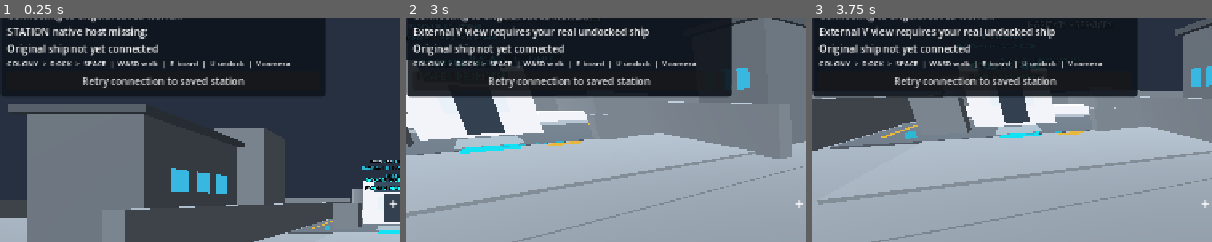
Above: before the commit, frames 1-3 (left to right).
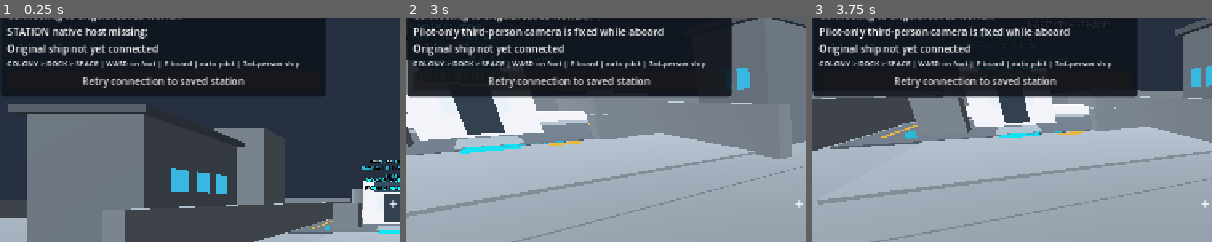
Above: after the commit, the same moments.

Repository: vjmichael/Single-galaxy
Game: Godot game, scene res://world/main.tscn
Two runs of this game, one before a commit and one after it. Both use one fixed random seed, a clock stepped at 60 frames per second and the inputs below.
Inputs (mouse positions are % of the whole screen's width and height, from its top left):
- Up to frame 1 (0.25 s): no input
- Up to frame 2 (3 s): click "Retry connection to saved sta…" at 0.5 s; click "Retry connection to saved sta…" at 1.25 s; click "Retry connection to saved sta…" at 2 s; tap Enter at 2.75 s; move the mouse to (55, 49) at 2.77 s; hold W (fps_forward) from 2.78 s (still down); tap V at 2.85 s; click (55, 49) at 2.92 s
- Up to frame 3 (3.75 s): keep holding W (fps_forward); tap Space (fps_jump) at 3.02, 3.5 s; move the mouse to (45, 50) at 3.52 s; tap E (fps_inspect) at 3.6 s
The pictures show only the part of the screen within x 1-51%, y 9-59%; the shares and areas given below are measured in that part.

The runs differ from the first frame. In frame 1, 1.0% of the frame differs, in the area x 10-75%, y 19-23%; in frame 2, 2.5%, in the area x 2-75%, y 3-23%; in frame 3, 2.5%.

Commit message:
feat(FP3D-PILOT01): auto-seat native boarded pilot, lock third-person ship camera and single-E verified dock exit [skip ci]

Diff:
--- a/desktop_godot/world/main.gd
+++ b/desktop_godot/world/main.gd
@@ -56,6 +56,10 @@
 # the client camera or a mere docked snapshot at initial cockpit start.
 var _colony_return_armed := false
 var _colony_return_pending := false
+# Boarding automatically requests exactly one original native SEAT.
+# A refused seat is not retried in a loop: keep the player locked in the
+# third-person pilot view until the saved state is independently corrected.
+var _pilot_auto_seat_attempted := false
 var native_markers: Node3D
 var _fps_accumulator := 0.0
 # The Godot sidecar is diagnostics, NEVER an alternative SQLite world.
@@ -159,6 +163,32 @@
 	var exiting_pid: int = native_station_session.process_id()
 	native_station_session.stop("Native boarding committed; transferring verified SQLite writer", true)
 	_schedule_native_handoff("ship", exiting_pid)
+
+func _complete_docked_disembark_after_native_seat_release() -> void:
+	# The user never stands/explores inside the ship. A single E at the
+	# verified returned dock initiated the original C++ seat-release receipt;
+	# only that receipt permits closing the cockpit writer and trying EXIT.
+	if not _colony_return_pending or _last_native_dock != 1 or \
+			native_player_session == null or not native_player_session.is_active() or \
+			native_player_session._seated or native_player_session._pending != 0 or \
+			!_handoff_target.is_empty():
+		return
+	var outgoing_pid: int = native_player_session.process_id()
+	native_player_session.stop("Verified docked pilot EXIT; releasing original SQLite writer", true)
+	_schedule_native_handoff("station", outgoing_pid)
+
+func _ensure_native_pilot_role() -> void:
+	# Live standalone cockpit ONLY: never issue a synthetic seat receipt.
+	# Tests with explicitly managed native drivers keep their own control.
+	if not _player_session_autoconnect or _pilot_auto_seat_attempted or \
+			_colony_return_pending or last_station_player_state != 0 or \
+			native_player_session == null or not native_player_session.is_active() or \
+			native_player_session._session <= 0 or \
+			not native_player_session._initial_ship_seen or \
+			native_player_session._pending != 0 or native_player_session._seated:
+		return
+	_pilot_auto_seat_attempted = true
+	native_player_session.toggle_seat()
 
 func _exit_docked_ship_after_verified_station_person() -> void:
 	if not _colony_return_pending or not native_station_session.is_active() or last_station_player_state != 0:
@@ -423,7 +453,10 @@
 			if body is CollisionObject3D:
 				body.collision_layer = 1 if in_station else 0
 				body.collision_mask = 1 if in_station else 0
-	var exterior := not in_station and _external_requested and _last_native_dock == 0
+	# PILOT-ONLY: third-person external camera in every native aboard
+	# state, whether docked, undocking or flying. No cabin exploration mode
+	# and no V toggle; the native C++ hull heading remains authoritative.
+	var exterior := not in_station
 	if is_instance_valid(ship_space):
 		ship_space.visible = not in_station and not exterior
 		for body in ship_space.get_children():
@@ -485,7 +518,7 @@
 	ship_label.text = "Original ship not yet connected"
 	contents.add_child(ship_label)
 	status_label = Label.new()
-	status_label.text = "COLONY  >  DOCK  >  SPACE  |  WASD walk  |  E board  |  U undock  |  V camera"
+	status_label.text = "COLONY > DOCK > SPACE | WASD on foot | E board | auto pilot | 3rd-person ship"
 	status_label.add_theme_font_size_override("font_size", 12)
 	contents.add_child(status_label)
 	for line in [scope_label, native_label, ship_label, status_label]:
@@ -598,8 +631,10 @@
 		station_connected, person, ship_connected, seated,
 		_last_native_dock, not _handoff_target.is_empty(),
 		INTERACTION_PROMPTS.action_key("fps_inspect", "E"))
-	if ship_connected and _colony_return_armed and _last_native_dock == 1 and not seated:
-		display = "Press E to Disembark  |  Return to colony departure dock"
+	if ship_connected and _colony_return_pending:
+		display = "Exiting docked ship — verifying original seat release and SQLite handoff"
+	elif ship_connected and _colony_return_armed and _last_native_dock == 1 and seated:
+		display = "Press E to Disembark  |  Direct return to colony departure dock"
 	if station_connected and _handoff_target.is_empty() and is_instance_valid(player) and not person.is_empty() and int(person.get("eligible_ship", 0)) > 0:
 		var key_to_hatch: String = INTERACTION_PROMPTS.hatch_direction_key(person, player.global_transform.basis)
 		if not key_to_hatch.is_empty():
@@ -669,11 +704,8 @@
 		get_viewport().set_input_as_handled()
 		return
 	if event is InputEventKey and event.pressed and not event.echo and event.keycode == KEY_V:
-		if native_player_session != null and native_player_session.is_active() and _last_native_dock == 0 and last_station_player_state == 0:
-			_external_requested = not _external_requested
-			_show_native_location(false)
-		else:
-			_on_native_player_status("External V view requires your real undocked ship")
+		# Explicitly non-toggleable: every native aboard view is third-person.
+		_on_native_player_status("Pilot-only third-person camera is fixed while aboard")
 		get_viewport().set_input_as_handled()
 		return
 	if event is InputEventKey and event.pressed and not event.echo and event.keycode == KEY_R:
@@ -877,6 +909,7 @@
 		_hide_refinery_terminal()
 	_show_native_location(last_station_player_state == 4)
 	if is_instance_valid(player):
+		player.use_native_ship_custody(last_station_player_state == 0)
 		player.use_native_seat(false)
 		player.global_position = Vector3(float(person["x_mm"]) / 1000.0, AVATAR_CENTER_HEIGHT_M,
 			float(person["z_mm"]) / 1000.0)
@@ -900,6 +933,8 @@
 
 func _on_native_player_connection(connected: bool) -> void:
 	# Process start alone is NOT proof of ship custody; wait for POSE.
+	if connected:
+		_pilot_auto_seat_attempted = false
 	if not connected:
 		_verified_flight_ship.clear()
 		_verified_flight_rock.clear()
@@ -909,12 +944,10 @@
 		_external_requested = false
 		if is_instance_valid(native_asteroid_mesh):
 			native_asteroid_mesh.visible = false
-		if not station_test_save_selected:
-			_show_native_location(true)
-		if is_instance_valid(exterior_camera):
-			exterior_camera.current = false
-		if is_instance_valid(player) and is_instance_valid(player.camera):
-			player.camera.current = true
+		# If a known native aboard writer failed, leave the third-person ship
+		# view visible but disable input rather than exposing a fake walkable
+		# cabin. Only a fresh original PERSON can return to colony walking.
+		_show_native_location(last_station_player_state == 4)
 	if is_instance_valid(player):
 		player.use_native_authority(_player_session_autoconnect or connected or (native_station_session != null and native_station_session.is_active()) or not _handoff_target.is_empty())
 	if not connected and is_instance_valid(ship_label):
@@ -960,8 +993,6 @@
 		exterior_ship_visual.rotation.y = native_heading_to_godot_yaw(int(ship["heading"]))
 		if smooth_camera:
 			exterior_camera.global_transform = camera_before
-	if dock != 0:
-		_external_requested = false
 	_show_native_location(last_station_player_state == 4)
 	ship_label.text = "ORIGINAL SHIP #%d | %s | yaw %d° | position (%.1f, %.1f, %.1f)m | velocity (%d, %d, %d)mm/tick" % [
 		int(ship["ship"]), states[dock], int(ship["heading"]),
@@ -1006,15 +1037,19 @@
 	if native_station_session != null and native_station_session.is_active():
 		native_station_session.interact_hangar()
 	elif native_player_session != null and native_player_session.is_active():
-		if _colony_return_armed and not native_player_session._seated and _last_native_dock == 1 and not _colony_return_pending:
-			# Stand after genuine return docking, then E disembarks. Stop the
-			# cockpit guardian before admitting the station SQLite writer.
+		if _colony_return_pending:
+			return # one original EXIT transaction already in progress
+		if _colony_return_armed and _last_native_dock == 1 and \
+				native_player_session._seated and native_player_session._pending == 0:
+			# E is DISembark only. Internally obtain one native seat-release
+			# receipt, then close cockpit writer and let native station EXIT
+			# authorize the on-foot colony. Never show cabin walk in between.
 			_colony_return_pending = true
-			var outgoing_pid: int = native_player_session.process_id()
-			native_player_session.stop("Returning to original colony dock", true)
-			_schedule_native_handoff("station", outgoing_pid)
+			native_player_session.toggle_seat()
+		elif _last_native_dock == 0:
+			_on_native_player_status("Pilot seat locked in space; return to the colony and dock first")
 		else:
-			native_player_session.toggle_seat()
+			_on_native_player_status("Pilot-only ship: U to depart; after returning and docking, E to disembark")
 
 func _on_native_player_intent(heading: Vector3) -> void:
 	if native_station_session != null and native_station_session.is_active():
@@ -1024,13 +1059,17 @@
 
 func _on_native_player_pose(pose: Dictionary) -> void:
 	_record_native_projection("POSE", pose)
-	_show_native_location(false) # verified original owned ship pose
-	# The Godot avatar is positioned from ACKNOWLEDGED native SQL state ONLY.
-	# Vertical eye/physics meshes remain placeholder until full 3D native geometry.
+	# Use ONLY the acknowledged native SQLite pose. Even if the original
+	# seat-release receipt says ON FOOT during authorized disembark, the
+	# ship stays third-person and no cabin walking is exposed.
 	if is_instance_valid(player):
+		player.use_native_ship_custody(true)
 		player.use_native_seat(bool(pose["seated"]))
 		player.global_position = Vector3(float(pose["x_mm"]) / 1000.0,
 			AVATAR_CENTER_HEIGHT_M, float(pose["z_mm"]) / 1000.0)
+	_show_native_location(false)
+	if _colony_return_pending and not bool(pose["seated"]) and _last_native_dock == 1:
+		call_deferred("_complete_docked_disembark_after_native_seat_release")
 
 func _on_native_player_status(message: String) -> void:
 	if is_instance_valid(native_label):
@@ -1091,6 +1130,7 @@
 		native_player_session.poll()
 	if native_station_session != null:
 		native_station_session.poll()
+	_ensure_native_pilot_role()
 	_refresh_interaction_prompt()
 	if not _native_visual_evidence_buffer.is_empty() and \
 			Time.get_ticks_msec() - _last_visual_evidence_flush_ms >= NATIVE_EVIDENCE_FLUSH_INTERVAL_MS:
